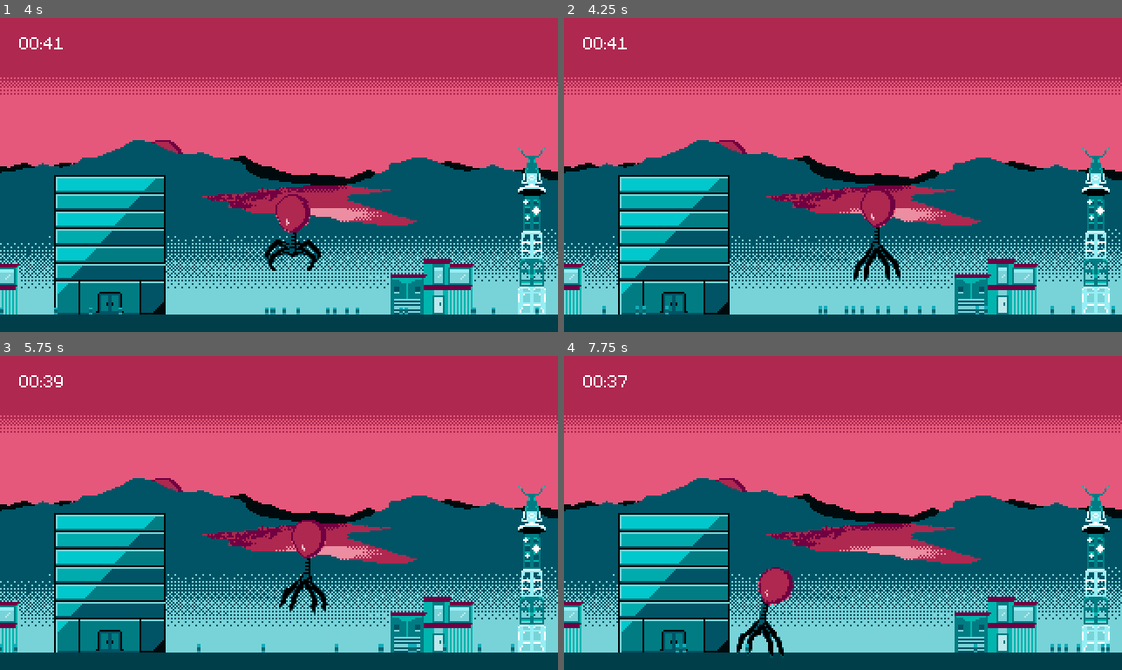
Above: before the commit, frames 1-4 (two rows, left to right).
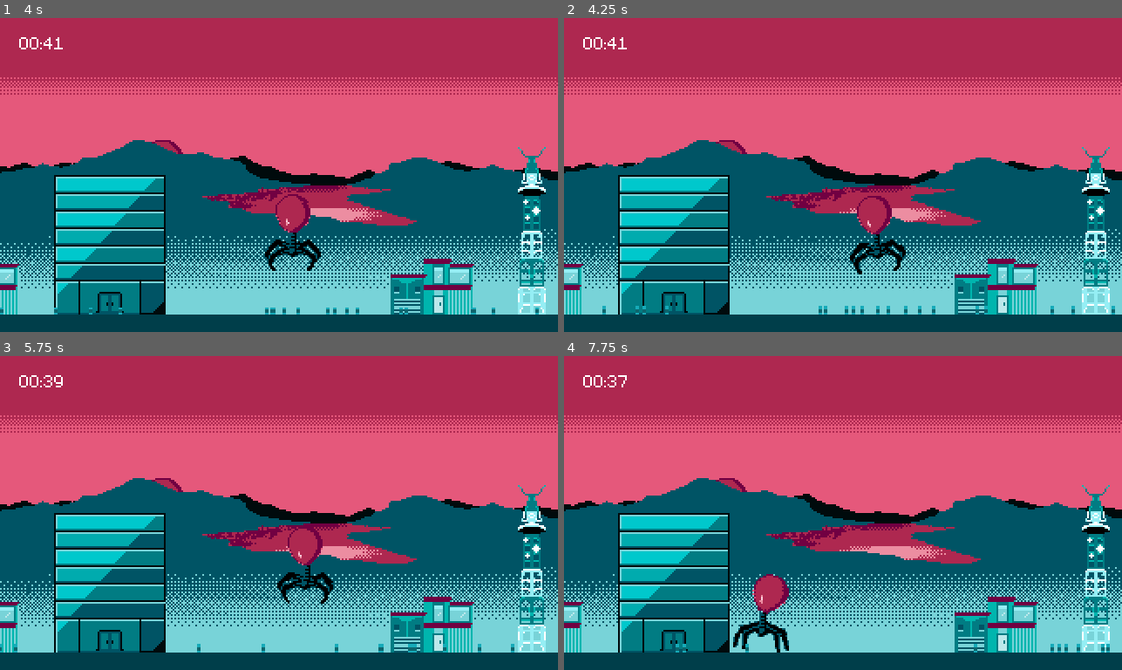
Above: after the commit, the same moments.

Repository: lily-swift/Jame-Gam-46
Game: Godot game, scene res://Scenes/main_menu.tscn
The game is run twice, just before and just after one commit, with the same random seed, the same clock (stepped at 60 frames per second) and the same inputs.
Inputs:
- Up to frame 1 (4 s): click "Start" at 0.5 s; tap Enter at 1.25 s; hold Right (moveRight) 1.28-2.03 s; tap Shift (drill) at 1.35, 3.6 s; tap Space (jump) at 1.52, 2.27, 3.77 s; hold Left (moveLeft) 2.03-2.78 s; tap L at 2.1 s; hold Right (moveRight) from 2.78 s (still down); tap K at 2.85 s
- Up to frame 2 (4.25 s): keep holding Right (moveRight)
- Up to frame 3 (5.75 s): release Right (moveRight) at 4.28 s; hold Left (moveLeft) from 4.28 s (still down); tap L at 4.35 s; tap Space (jump) at 4.52, 5.27 s; tap K at 5.1 s
- Up to frame 4 (7.75 s): tap Shift (drill) at 5.85 s; release Left (moveLeft) at 6.53 s; hold Right (moveRight) from 6.53 s (still down); tap L at 6.6 s; tap Space (jump) at 6.77, 7.52 s; tap K at 7.35 s

Frame 1 is identical in both runs. In frame 2, 0.9% of the frame differs, in the area x 51-62%, y 54-84%; in frame 3, 1.0%; in frame 4, 1.0%, in the area x 30-42%, y 67-97%.
Error before the commit: Invalid call. Nonexistent function 'rubble' in base 'Nil'. (res://Scripts/playerController.gd:205)
Error after the commit: Invalid call. Nonexistent function 'rubble' in base 'Nil'. (res://Scripts/playerController.gd:207)

Commit message:
fixed a player animation bug

Diff:
--- a/Game/Scripts/building.gd
+++ b/Game/Scripts/building.gd
@@ -59,9 +59,7 @@
 	collision_mask = 0
 	collision_layer = 0
 	await BalloonForBalloonGod.finished
-	print(BalloonGod.basePos)
 	BalloonGod.basePos -= Vector2(0,1)
-	print(BalloonGod.basePos)
 	queue_free()
 
 
@@ -69,6 +67,8 @@
 func _process(delta):
 	if(disappeared):
 		return
+	if(disappeared):
+		print("wtf")
 	BalloonForBalloonGod.emitting = false
 	if(Input.is_action_just_pressed("debug") and visible):
 		bubble()
--- a/Game/Scripts/playerController.gd
+++ b/Game/Scripts/playerController.gd
@@ -115,13 +115,15 @@
 	get_input()
 	timers(delta)
 
-
 	#states
 	if(linear_velocity.y < -4):
 		if(upAnimTimer == -1):
 			upAnimTimer = 0
-		elif upAnimTimer > 0.3:
+		elif upAnimTimer > 0.2:
 			state = "Float"
+
+	if(linear_velocity.y > -2):
+		upAnimTimer = -1
 
 	if(linear_velocity.y > 2 and state == "Float"):
 		state = "Fall"
